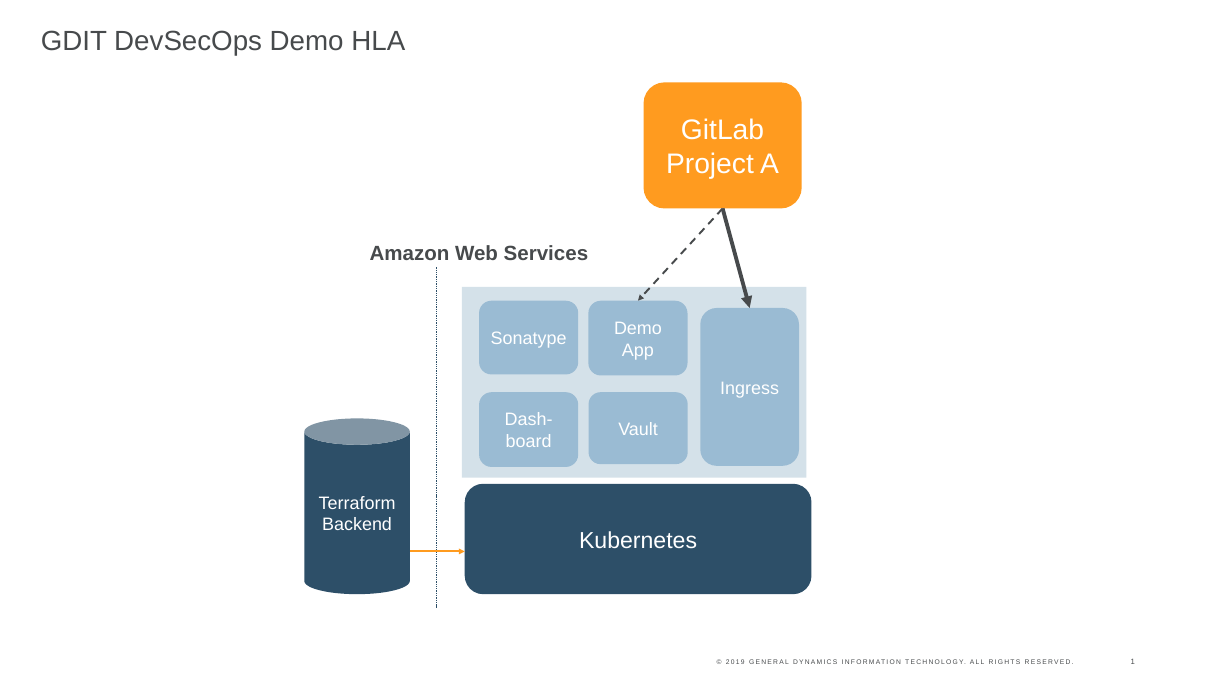
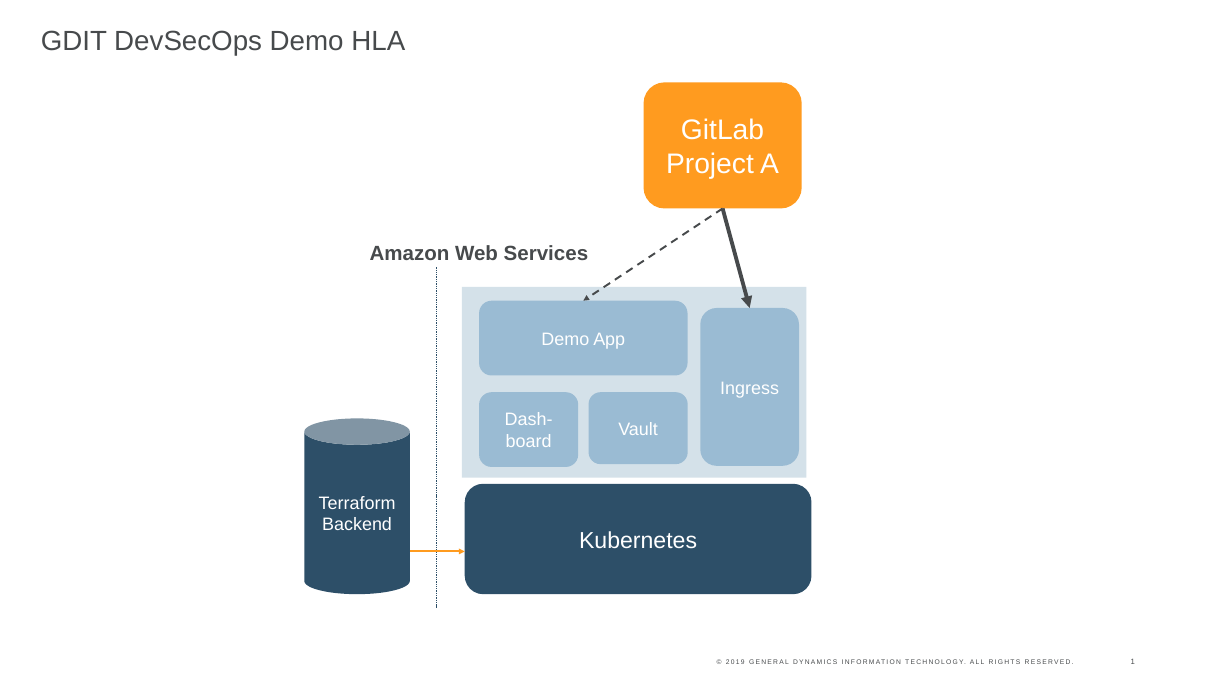
Before and after one commit to tnmnet/repo-delete, a slide deck: slide 1 of docs/DemoHLA.pptx. Drawn at 1232x693 pixels with LibreOffice and Linux fonts; fonts in the diff are those of the drawing; background and template pictures are left out. Boxes give left, top, right and bottom in pixels: in the first picture for what was removed or moved away, otherwise in the second. Text is boxed around its words. In the diff, an @@ line names an element or a change of style, - is before the commit and + after.

```diff
--- a/docs/DemoHLA.pptx
+++ b/docs/DemoHLA.pptx
@@ arrow moved from (722, 208) - (638, 301) to (722, 208) - (583, 301) @@
@@ rounded rectangle "Demo App": place and size @@
-rounded rectangle "Demo App" at [589,301,688,376]
+rounded rectangle "Demo App" at [479,301,687,376]
@@ rounded rectangle removed at [479,301,578,375] @@
-Sonatype
```
Also in this commit, not shown: 1 other file.
